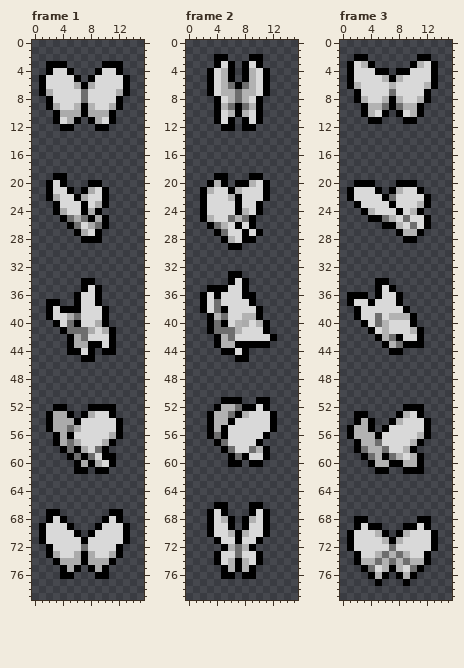
Pixel-art file: assets/texture/butterfly_16px/butterfly.aseprite. The picture above is the old version.
16x80 pixels, 5 frames. Shown: frame 1, frame 2, frame 3. The commit also changed other frames, which this record leaves out.
After the commit:
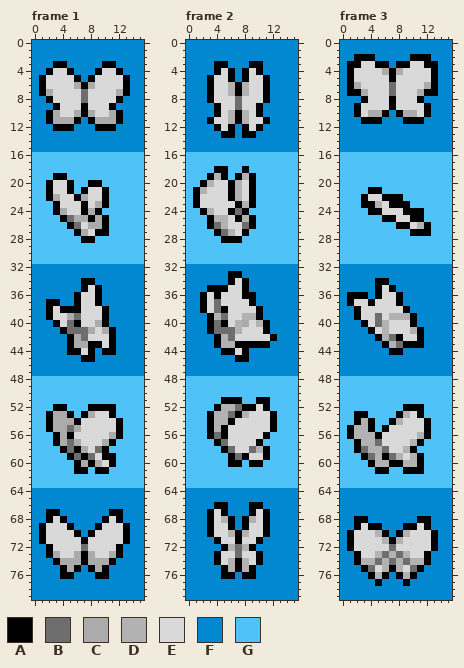
Palette (. is transparent): A #000000  B #6e6e6e  C #ababab  D #b2b2b2  E #d9d9d9  F #0288d1  G #4fc3f7
What changed:
layer "sky Copy" added
Changed rows in their new state; - is an unchanged pixel.
Frame 1, layers "spritesheet", "sky Copy":
first column x 0:
 0 FFFFFFFFFFFFFFFF
 1 FFFFFFFFFFFFFFFF
 2 FFFFFFFFFFFFFFFF
 3 FFF--FFFFF--FFFF
 4 FF----FFF----FFF
 5 F------F------FF
 6 F-------------FF
 7 F-------------FF
 8 FF-----------FFF
 9 FFFA--E-E--AFFFF
10 FFACEE---EECAFFF
11 FFACC--F--CCAFFF
12 FFFA--FFF--AFFFF
13 FFFFFFFFFFFFFFFF
14 FFFFFFFFFFFFFFFF
15 FFFFFFFFFFFFFFFF
16 GGGGGGGGGGGGGGGG
17 GGGGGGGGGGGGGGGG
18 GGGGGGGGGGGGGGGG
19 GGG--GGGGGGGGGGG
20 GG--EAGG--GGGGGG
21 GG----G-E--GGGGG
22 GG---------GGGGG
23 GGG--------GGGGG
24 GGG-------GGGGGG
25 GGGG---C---GGGGG
26 GGGGG----C-GGGGG
27 GGGGGG----AGGGGG
28 GGGGGGG--GGGGGGG
29 GGGGGGGGGGGGGGGG
30 GGGGGGGGGGGGGGGG
31 GGGGGGGGGGGGGGGG
32 FFFFFFFFFFFFFFFF
33 FFFFFFFFFFFFFFFF
34 FFFFFFF--FFFFFFF
35 FFFFFFF---FFFFFF
36 FFFFFF----FFFFFF
37 FF--FF----FFFFFF
38 FF---------FFFFF
39 FF---------FFFFF
40 FFF--------FFFFF
41 FFFF--------FFFF
42 FFFFF-------FFFF
43 FFFFF-------FFFF
44 FFFFF----F--FFFF
45 FFFFFFF--FFFFFFF
46 FFFFFFFFFFFFFFFF
47 FFFFFFFFFFFFFFFF
48 GGGGGGGGGGGGGGGG
49 GGGGGGGGGGGGGGGG
50 GGGGGGGGGGGGGGGG
51 GGGGGGGGGGGGGGGG
52 GGG--GGG----GGGG
53 GG----G-----GGGG
54 GG-----------GGG
55 GG-----------GGG
56 GGG----------GGG
57 GGG---------GGGG
58 GGGG-------GGGGG
59 GGGGG-------GGGG
60 GGGGGG------GGGG
61 GGGGGG--G--GGGGG
62 GGGGGGGGGGGGGGGG
63 GGGGGGGGGGGGGGGG
64 FFFFFFFFFFFFFFFF
65 FFFFFFFFFFFFFFFF
66 FFFFFFFFFFFFFFFF
67 FF--FFFFFFF--FFF
68 FF---FFFFF---FFF
69 F-----FFF-----FF
70 F------F------FF
71 F-------------FF
72 FF-----------FFF
73 FF-----------FFF
74 FFF---------FFFF
75 FFFF---F---FFFFF
76 FFFF--FFF--FFFFF
77 FFFFFFFFFFFFFFFF
78 FFFFFFFFFFFFFFFF
79 FFFFFFFFFFFFFFFF
Frame 2, layers "spritesheet", "sky Copy":
first column x 0:
 0 FFFFFFFFFFFFFFFF
 1 FFFFFFFFFFFFFFFF
 2 FFFFFFFFFFFFFFFF
 3 FFFF-AFFFA-FFFFF
 4 FFFFAE-F-EAFFFFF
 5 FFF--E-F-E--FFFF
 6 FFF--ED-DE--FFFF
 7 FFF--E-A-E--FFFF
 8 FFFAE-E-E-EAFFFF
 9 FFFF-EEBEE-FFFFF
10 FFFF-------FFFFF
11 FFFAE-DAD-EAFFFF
12 FFFFAE-F-EAFFFFF
13 FFFFFAAFAAFFFFFF
14 FFFFFFFFFFFFFFFF
15 FFFFFFFFFFFFFFFF
16 GGGGGGGGGGGGGGGG
17 GGGGGGGGGGGGGGGG
18 GGGGAAGGAGGGGGGG
19 GGGAD-GAD-GGGGGG
20 GGADEEADEAGGGGGG
21 GADE-----AGGGGGG
22 GAE---AD-AGGGGGG
23 GAE-----DAGGGGGG
24 GG-D--ABAGGGGGGG
25 GGGADDEAD-GGGGGG
26 GGG----EB-GGGGGG
27 GGGG--D--GGGGGGG
28 GGGGG-AAGGGGGGGG
29 GGGGGGGGGGGGGGGG
30 GGGGGGGGGGGGGGGG
31 GGGGGGGGGGGGGGGG
32 FFFFFFFFFFFFFFFF
33 FFFFFF--FFFFFFFF
34 FFFFFF---FFFFFFF
35 FFF------FFFFFFF
36 FF--------FFFFFF
37 FF--------FFFFFF
38 FF---------FFFFF
39 FFF--------FFFFF
40 FFF---------FFFF
41 FFF---------FFFF
42 FFFF---------FFF
43 FFFF--------FFFF
44 FFFFF----FFFFFFF
45 FFFFFFF--FFFFFFF
46 FFFFFFFFFFFFFFFF
47 FFFFFFFFFFFFFFFF
48 GGGGGGGGGGGGGGGG
49 GGGGGGGGGGGGGGGG
50 GGGGGGGGGGGGGGGG
51 GGGGG---GG--GGGG
52 GGGG--------GGGG
53 GGG----------GGG
54 GGG----------GGG
55 GGG----------GGG
56 GGG---------GGGG
57 GGGG-------GGGGG
58 GGGGG-------GGGG
59 GGGGGG------GGGG
60 GGGGGG--G--GGGGG
61 GGGGGGGGGGGGGGGG
62 GGGGGGGGGGGGGGGG
63 GGGGGGGGGGGGGGGG
64 FFFFFFFFFFFFFFFF
65 FFFFFFFFFFFFFFFF
66 FFFF--FFF--FFFFF
67 FFF---FFF---FFFF
68 FFF----F----FFFF
69 FFF----F----FFFF
70 FFF---------FFFF
71 FFFF-------FFFFF
72 FFFFF-----FFFFFF
73 FFFF-------FFFFF
74 FFFF-------FFFFF
75 FFFFF-----FFFFFF
76 FFFFF--F--FFFFFF
77 FFFFFFFFFFFFFFFF
78 FFFFFFFFFFFFFFFF
79 FFFFFFFFFFFFFFFF
Frame 3, layers "spritesheet", "sky Copy":
first column x 0:
 0 FFFFFFFFFFFFFFFF
 1 FFFFFFFFFFFFFFFF
 2 FF--AFFFFFA--FFF
 3 F-AEEAAFAAEEA-FF
 4 F----ECACE----FF
 5 F-----E-E-----FF
 6 F-C----B----C-FF
 7 FA-C-------C-AFF
 8 FFFA--E-E--AFFFF
 9 FFAEEEE-EEEEAFFF
10 FFAECC-F-CCEAFFF
11 FFFA--FFF--AFFFF
12 FFFFFFFFFFFFFFFF
13 FFFFFFFFFFFFFFFF
14 FFFFFFFFFFFFFFFF
15 FFFFFFFFFFFFFFFF
16 GGGGGGGGGGGGGGGG
17 GGGGGGGGGGGGGGGG
18 GGGGGGGGGGGGGGGG
19 GGGGGGGGGGGGGGGG
20 GGGGGGGGGGGGGGGG
21 GGGGA-GGGGGGGGGG
22 GGGA---AAGGGGGGG
23 GGGAAD--AAGGGGGG
24 GGGGAA--EAA-GGGG
25 GGGGGGAA-EAAGGGG
26 GGGGGGGGAAED-GGG
27 GGGGGGGGGGA-AGGG
28 GGGGGGGGGGGGGGGG
29 GGGGGGGGGGGGGGGG
30 GGGGGGGGGGGGGGGG
31 GGGGGGGGGGGGGGGG
32 FFFFFFFFFFFFFFFF
33 FFFFFFFFFFFFFFFF
34 FFFFF--FFFFFFFFF
35 FFFFF---FFFFFFFF
36 F---F----FFFFFFF
37 F--------FFFFFFF
38 FF--------FFFFFF
39 FF---------FFFFF
40 FFF--------FFFFF
41 FFFF--------FFFF
42 FFFFF-------FFFF
43 FFFFFF------FFFF
44 FFFFFFF--FFFFFFF
45 FFFFFFFFFFFFFFFF
46 FFFFFFFFFFFFFFFF
47 FFFFFFFFFFFFFFFF
48 GGGGGGGGGGGGGGGG
49 GGGGGGGGGGGGGGGG
50 GGGGGGGGGGGGGGGG
51 GGGGGGGGGGGGGGGG
52 GGGGGGGGG---GGGG
53 GG--GGGG----GGGG
54 GG---GG------GGG
55 G----G-------GGG
56 G------------GGG
57 GG----------GGGG
58 GG---------GGGGG
59 GGG---------GGGG
60 GGGG--------GGGG
61 GGGGG--GG---GGGG
62 GGGGGGGGGGGGGGGG
63 GGGGGGGGGGGGGGGG
64 FFFFFFFFFFFFFFFF
65 FFFFFFFFFFFFFFFF
66 FFFFFFFFFFFFFFFF
67 FFFFFFFFFFFFFFFF
68 FF--FFFFFFF--FFF
69 FF----FFF----FFF
70 F------F------FF
71 F-------------FF
72 F-------------FF
73 FF-----------FFF
74 FF-----------FFF
75 FFF---------FFFF
76 FFFF---F---FFFFF
77 FFFFF-FFF-FFFFFF
78 FFFFFFFFFFFFFFFF
79 FFFFFFFFFFFFFFFF
Boxes around the changes in both pictures, in picture pixels (x1, y1, x2, y2):
changed: (32, 40, 144, 600)
changed: (186, 40, 298, 600)
changed: (340, 40, 452, 600)
